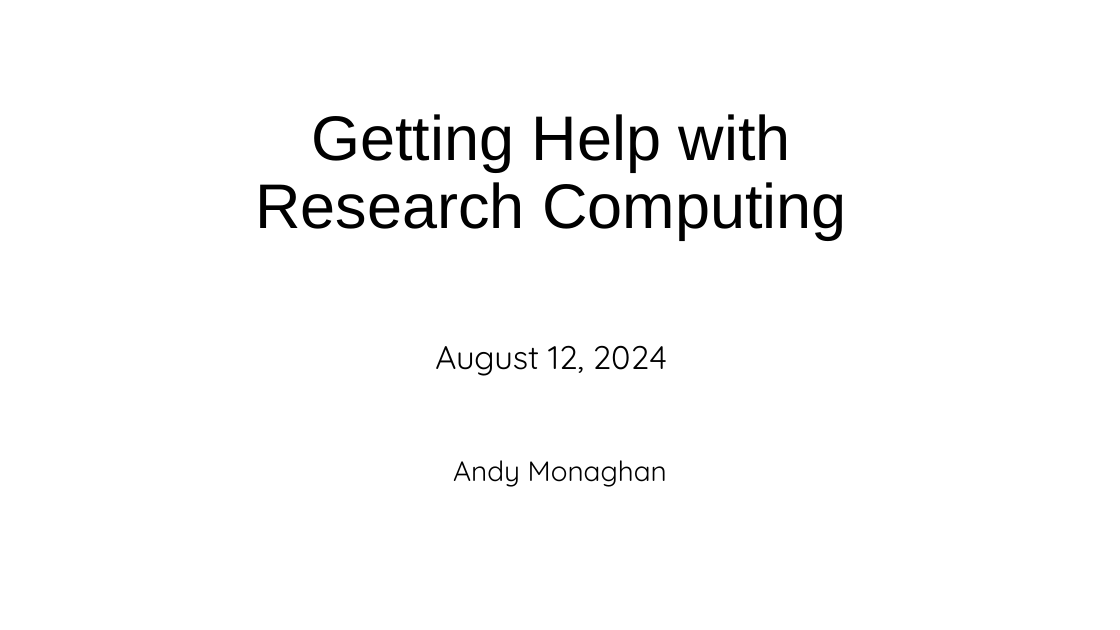
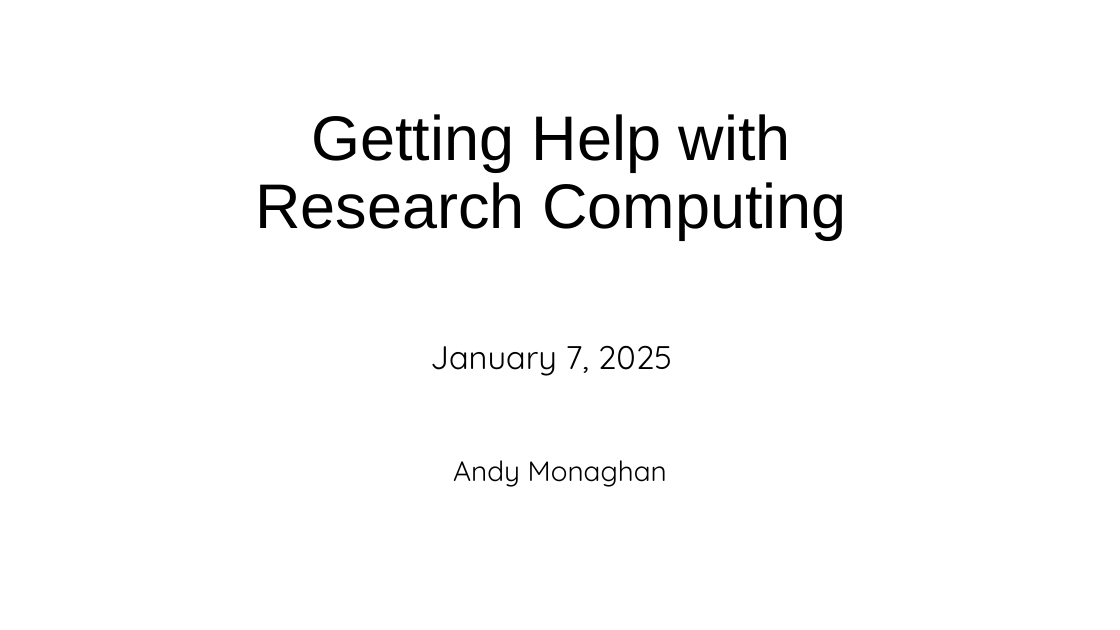
Before and after one commit to mohalkh5/hpc_fundamentals_micro_credential, a slide deck: slide 1 of asking_for_help/getting_help_curc.pptx. Drawn at 1120x630 pixels with LibreOffice and Linux fonts; fonts in the diff are those of the drawing; background and template pictures are left out. Boxes give left, top, right and bottom in pixels: in the first picture for what was removed or moved away, otherwise in the second. Text is boxed around its words. In the diff, an @@ line names an element or a change of style, - is before the commit and + after.

```diff
--- a/asking_for_help/getting_help_curc.pptx
+++ b/asking_for_help/getting_help_curc.pptx
@@ text at (x1=430, y1=345, x2=672, y2=376): text changed @@
-August 12, 2024
+January 7, 2025
```
Also in this commit, not shown: 18 other slides changed, 1 slide added, 2 slides removed, 1 other file.
